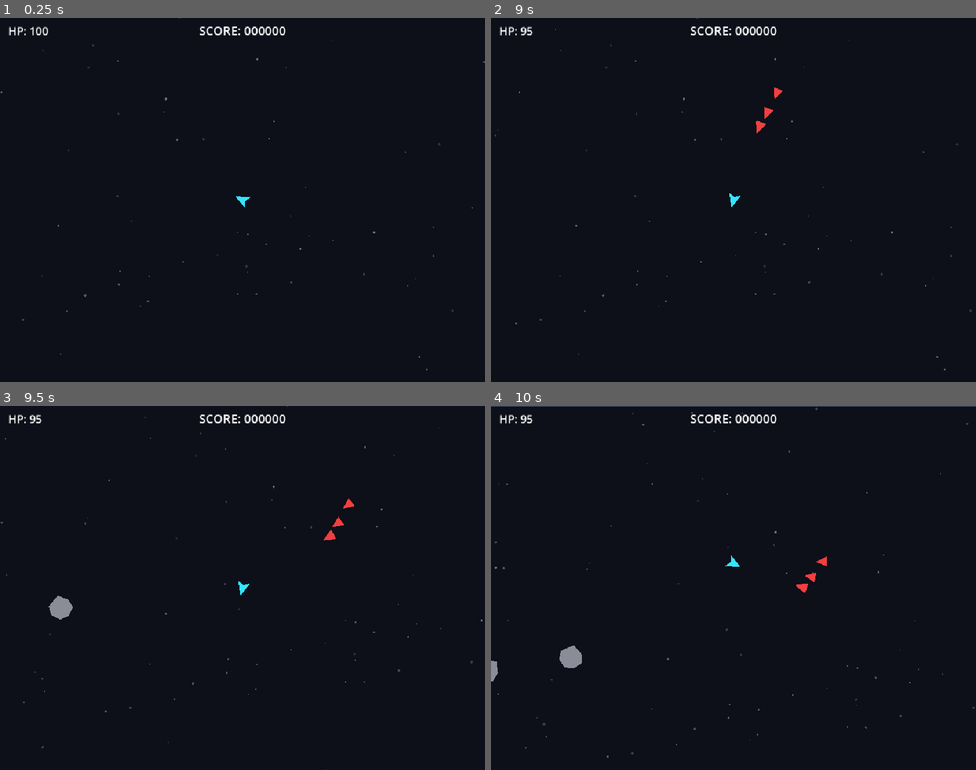
Above: before the commit, frames 1-4 (two rows, left to right).
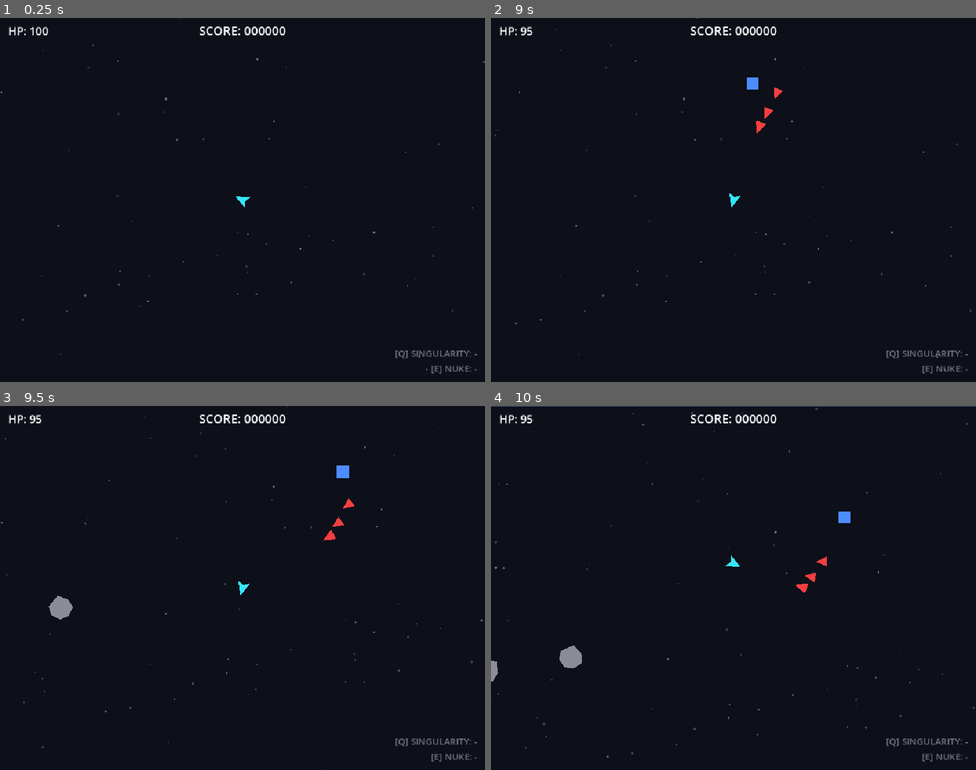
Above: after the commit, the same moments.

Repository: Jati-Jostar/IFEST-2026
Game: Godot game, scene res://scenes/main.tscn
Same seed, same stepped clock (60 frames per second), same inputs: the game is played once before the commit and once after it.
Inputs (mouse positions are in pixels of both pictures, inside the frame that each line leads up to):
- Up to frame 1 (0.25 s): no input
- Up to frame 2 (9 s): tap Enter at 0.5 s; move the mouse to (840, 181) at 0.52 s; hold D (move_right) 0.53-1.28 s; tap E (ability_nuke) at 0.6, 1.55, 2.1, 3.05, 4.35, 5.85, 7.55, 8.1 s; tap Q (ability_singularity) at 0.8, 1.35, 2.3, 2.85, 3.8, 5.1, 6.6, 8.3, 8.85 s; move the mouse to (636, 218) at 1.27 s; hold S (move_down) 1.28-2.03 s; tap R (restart) at 2, 2.75 s; move the mouse to (782, 119) at 2.02 s; hold D (move_right) 2.03-2.78 s; move the mouse to (709, 272) at 2.77 s; hold W (move_up) 2.78-3.53 s; move the mouse to (879, 254) at 3.52 s; press the mouse at (879, 254) at 3.53 s; hold A (move_left) 3.53-5.03 s; move the mouse to (588, 145) at 4.27 s; release the mouse at (588, 145) at 4.28 s; move the mouse to (757, 200) at 5.02 s; hold S (move_down) 5.03-5.78 s; move the mouse to (660, 109) at 5.77 s; hold D (move_right) 5.78-6.53 s; move the mouse to (840, 181) at 6.52 s; hold W (move_up) 6.53-7.28 s; move the mouse to (636, 218) at 7.27 s; hold D (move_right) 7.28-8.03 s; click (636, 218) at 7.35 s; move the mouse to (782, 119) at 8.02 s; hold S (move_down) 8.03-8.78 s; move the mouse to (709, 272) at 8.77 s; hold A (move_left) from 8.78 s (still down)
- Up to frame 3 (9.5 s): keep holding A (move_left); tap E (ability_nuke) at 9.05 s
- Up to frame 4 (10 s): move the mouse to (879, 642) at 9.52 s; release A (move_left) at 9.53 s; hold W (move_up) from 9.53 s (still down); tap E (ability_nuke) at 9.6 s; tap Q (ability_singularity) at 9.8 s

The runs differ from the first frame. In frame 1, 0.2% of the frame differs, in the area x 81-99%, y 91-98%; in frame 2, 0.3%; in frame 3, 0.3%, in the area x 69-99%, y 16-98%; in frame 4, 0.3%.

Commit message:
Phase 6: Singularity, Nuke, ability pickups, HUD ability state.

Diff:
--- /dev/null
+++ b/scenes/abilities/ability_pickup.tscn
@@ -0,0 +1,20 @@
+[gd_scene load_steps=3 format=3]
+
+[ext_resource type="Script" path="res://scripts/ability_pickup.gd" id="1_pickup"]
+
+[sub_resource type="CircleShape2D" id="CircleShape2D_pickup"]
+radius = 16.0
+
+[node name="AbilityPickup" type="Area2D"]
+collision_layer = 16
+collision_mask = 1
+script = ExtResource("1_pickup")
+
+[node name="Visual" type="Node2D" parent="."]
+
+[node name="Placeholder" type="Polygon2D" parent="Visual"]
+color = Color(1, 1, 1, 1)
+polygon = PackedVector2Array(-11, -11, 11, -11, 11, 11, -11, 11)
+
+[node name="CollisionShape2D" type="CollisionShape2D" parent="."]
+shape = SubResource("CircleShape2D_pickup")
--- /dev/null
+++ b/scenes/abilities/nuke.tscn
@@ -0,0 +1,6 @@
+[gd_scene load_steps=2 format=3]
+
+[ext_resource type="Script" path="res://scripts/nuke.gd" id="1_nuke"]
+
+[node name="Nuke" type="Node2D"]
+script = ExtResource("1_nuke")
--- /dev/null
+++ b/scenes/abilities/singularity.tscn
@@ -0,0 +1,12 @@
+[gd_scene load_steps=2 format=3]
+
+[ext_resource type="Script" path="res://scripts/singularity.gd" id="1_singularity"]
+
+[node name="Singularity" type="Node2D"]
+script = ExtResource("1_singularity")
+
+[node name="Visual" type="Node2D" parent="."]
+
+[node name="Placeholder" type="Polygon2D" parent="Visual"]
+color = Color(0.55, 0.2, 0.85, 1)
+polygon = PackedVector2Array(16, 0, 11.3, 11.3, 0, 16, -11.3, 11.3, -16, 0, -11.3, -11.3, 0, -16, 11.3, -11.3)
--- a/scenes/main.tscn
+++ b/scenes/main.tscn
@@ -2,14 +2,14 @@
 
 [ext_resource type="Script" uid="uid://dk48ghe54us8c" path="res://scripts/main.gd" id="1_main"]
 [ext_resource type="PackedScene" path="res://scenes/player.tscn" id="2_player"]
-[ext_resource type="Script" path="res://scripts/star_field.gd" id="3_stars"]
-[ext_resource type="Script" path="res://scripts/chain_manager.gd" id="4_chain"]
+[ext_resource type="Script" uid="uid://c1oov2so3i3wn" path="res://scripts/star_field.gd" id="3_stars"]
+[ext_resource type="Script" uid="uid://hk65yxbgd0ju" path="res://scripts/chain_manager.gd" id="4_chain"]
 [ext_resource type="PackedScene" path="res://scenes/ui.tscn" id="5_ui"]
 
 [node name="Main" type="Node2D" unique_id=1823519118]
 script = ExtResource("1_main")
 
-[node name="StarField" type="Node2D" parent="."]
+[node name="StarField" type="Node2D" parent="." unique_id=1720246038]
 script = ExtResource("3_stars")
 
 [node name="ArenaBorder" type="Line2D" parent="." unique_id=944772536]
@@ -19,7 +19,7 @@
 [node name="Player" parent="." unique_id=1152932015 instance=ExtResource("2_player")]
 position = Vector2(649, 377)
 
-[node name="ChainManager" type="Node" parent="."]
+[node name="ChainManager" type="Node" parent="." unique_id=98157889]
 script = ExtResource("4_chain")
 
-[node name="UI" parent="." instance=ExtResource("5_ui")]
+[node name="UI" parent="." unique_id=1683246040 instance=ExtResource("5_ui")]
--- a/scenes/ui.tscn
+++ b/scenes/ui.tscn
@@ -35,3 +35,29 @@
 theme_override_font_sizes/font_size = 20
 text = "CHAIN x1"
 horizontal_alignment = 1
+
+[node name="SingularityLabel" type="Label" parent="."]
+anchor_left = 1.0
+anchor_top = 1.0
+anchor_right = 1.0
+anchor_bottom = 1.0
+offset_left = -280.0
+offset_top = -70.0
+offset_right = -16.0
+offset_bottom = -44.0
+theme_override_font_sizes/font_size = 18
+text = "[Q] SINGULARITY: -"
+horizontal_alignment = 2
+
+[node name="NukeLabel" type="Label" parent="."]
+anchor_left = 1.0
+anchor_top = 1.0
+anchor_right = 1.0
+anchor_bottom = 1.0
+offset_left = -280.0
+offset_top = -40.0
+offset_right = -16.0
+offset_bottom = -14.0
+theme_override_font_sizes/font_size = 18
+text = "[E] NUKE: -"
+horizontal_alignment = 2
--- /dev/null
+++ b/scripts/ability_pickup.gd
@@ -0,0 +1,34 @@
+extends Area2D
+
+# Pickup ability: biru = Singularity, kuning = Nuke.
+# Player menyentuh untuk mengambil. Kalau slot player untuk ability itu
+# masih terisi, pickup dibiarkan (tidak hilang).
+# Warna diterapkan lewat modulate pada $Visual (bukan placeholder-nya
+# langsung), jadi tetap bekerja setelah art di-swap.
+
+const COLOR_SINGULARITY := Color(0.3, 0.55, 1.0)
+const COLOR_NUKE := Color(1.0, 0.85, 0.2)
+
+@export_enum("singularity", "nuke") var ability_type: String = "singularity"
+
+@onready var visual: Node2D = $Visual
+
+
+func _ready() -> void:
+	add_to_group("pickups")
+	visual.modulate = COLOR_SINGULARITY if ability_type == "singularity" else COLOR_NUKE
+	body_entered.connect(_on_body_entered)
+
+	# Denyut pelan supaya menarik perhatian.
+	var tw := create_tween()
+	tw.set_loops()
+	tw.tween_property(visual, "scale", Vector2.ONE * 1.2, 0.5).set_trans(Tween.TRANS_SINE)
+	tw.tween_property(visual, "scale", Vector2.ONE, 0.5).set_trans(Tween.TRANS_SINE)
+
+
+func _on_body_entered(body: Node2D) -> void:
+	if not body.is_in_group("player"):
+		return
+	if body.collect_ability(ability_type):
+		AudioManager.play("pickup_collect", global_position)
+		queue_free()
--- a/scripts/asteroid.gd
+++ b/scripts/asteroid.gd
@@ -61,7 +61,10 @@
 
 func die(killed_by: String = "bullet") -> void:
 	AudioManager.play("asteroid_break", global_position)
-	_spawn_fragments()
+	# Ditunda: dilarang menambah Area2D (fragment) di tengah physics
+	# callback ("flushing queries"). Deferred jalan setelah physics step,
+	# masih sebelum node ini benar-benar dihapus oleh queue_free.
+	call_deferred("_spawn_fragments")
 	asteroid_destroyed.emit(global_position, killed_by)
 	queue_free()
 
--- a/scripts/game_balance.gd
+++ b/scripts/game_balance.gd
@@ -63,6 +63,26 @@
 var fragment_damage: int = 6             # damage ke musuh ATAU player (tanpa multiplier)
 var fragment_lifetime: float = 1.1       # umur pecahan (detik)
 
+# ============ ABILITY PICKUP ============
+var ability_drop_interval_min: float = 10.0  # jeda spawn pickup (acak di antara min-max)
+var ability_drop_interval_max: float = 20.0
+var max_pickups_on_field: int = 3
+
+# ============ SINGULARITY (pengumpul — TIDAK membunuh) ============
+var singularity_radius: float = 240.0     # jangkauan tarikan
+var singularity_pull_min: float = 60.0    # kecepatan tarik di tepi radius (pixel/detik)
+var singularity_pull_max: float = 480.0   # kecepatan tarik di dekat pusat
+var singularity_duration: float = 2.5     # lama aktif (detik)
+
+# ============ NUKE (detonator — pemicu chain) ============
+var nuke_radius: float = 280.0
+var nuke_damage: int = 60                 # cukup untuk membunuh Heavy sekaligus
+var nuke_duration: float = 0.3            # waktu ring mengembang 0 -> radius penuh
+var shake_nuke_intensity: float = 18.0
+var shake_nuke_duration: float = 0.5
+var hitstop_nuke: float = 0.12            # freeze di momen detonasi
+var nuke_zoom_punch: float = 0.97         # kamera zoom-out sesaat lalu kembali
+
 # ============ CHAIN REACTION ============
 var chain_time_window: float = 2.0       # detik tanpa reaksi = chain berakhir
 var chain_stagger: float = 0.05          # jeda antar generasi ledakan (anti-freeze + terlihat kaskade)
--- a/scripts/juice.gd
+++ b/scripts/juice.gd
@@ -94,6 +94,17 @@
 	tw.tween_property(node, "scale", Vector2.ONE, duration).set_trans(Tween.TRANS_BACK)
 
 
+# ---------------- CAMERA ZOOM PUNCH ----------------
+
+func punch_zoom(amount: float, duration: float) -> void:
+	var cam := get_viewport().get_camera_2d()
+	if cam == null:
+		return
+	cam.zoom = Vector2.ONE * amount
+	var tw := cam.create_tween()
+	tw.tween_property(cam, "zoom", Vector2.ONE, duration)
+
+
 # ---------------- FULL-SCREEN FLASH ----------------
 
 func screen_flash(color: Color, strength: float, duration: float) -> void:
--- a/scripts/main.gd
+++ b/scripts/main.gd
@@ -6,10 +6,13 @@
 const SWARM_SCENE := preload("res://scenes/enemies/swarm_enemy.tscn")
 const HEAVY_SCENE := preload("res://scenes/enemies/heavy_enemy.tscn")
 const ASTEROID_SCENE := preload("res://scenes/asteroid.tscn")
+const PICKUP_SCENE := preload("res://scenes/abilities/ability_pickup.tscn")
 
 var _spawn_timer: float = 0.0
 var _spawn_count: int = 0
 var _asteroid_timer: float = 0.0
+var _pickup_timer: float = 6.0   # drop pertama cepat supaya player segera kenal ability
+var _next_pickup_is_singularity: bool = true
 
 @onready var arena_border: Line2D = $ArenaBorder
 @onready var player: CharacterBody2D = $Player
@@ -23,8 +26,10 @@
 	chain_manager.chain_changed.connect(ui.set_chain)
 	chain_manager.chain_ended.connect(ui.on_chain_ended)
 	player.hp_changed.connect(ui.set_hp)
+	player.abilities_changed.connect(ui.set_abilities)
 	ui.set_hp(GameBalance.player_max_hp)
 	ui.set_score(0)
+	ui.set_abilities(false, false)
 
 	var w := GameBalance.arena_width
 	var h := GameBalance.arena_height
@@ -54,6 +59,11 @@
 	if _asteroid_timer <= 0.0:
 		_asteroid_timer = GameBalance.asteroid_spawn_interval
 		_try_spawn_asteroid()
+	_pickup_timer -= delta
+	if _pickup_timer <= 0.0:
+		_pickup_timer = randf_range(
+			GameBalance.ability_drop_interval_min, GameBalance.ability_drop_interval_max)
+		_try_spawn_pickup()
 
 
 func _unhandled_input(event: InputEvent) -> void:
@@ -106,6 +116,20 @@
 	asteroid.reset_physics_interpolation()
 
 
+func _try_spawn_pickup() -> void:
+	if get_tree().get_nodes_in_group("pickups").size() >= GameBalance.max_pickups_on_field:
+		return
+	var pickup := PICKUP_SCENE.instantiate()
+	# Selang-seling supaya player selalu bisa melengkapi combo gather+detonate.
+	pickup.ability_type = "singularity" if _next_pickup_is_singularity else "nuke"
+	_next_pickup_is_singularity = not _next_pickup_is_singularity
+	pickup.position = Vector2(
+		randf_range(120.0, GameBalance.arena_width - 120.0),
+		randf_range(120.0, GameBalance.arena_height - 120.0))
+	add_child(pickup)
+	pickup.reset_physics_interpolation()
+
+
 func _random_edge_position() -> Vector2:
 	var w := GameBalance.arena_width
 	var h := GameBalance.arena_height
--- /dev/null
+++ b/scripts/nuke.gd
@@ -0,0 +1,69 @@
+extends Node2D
+
+# NUKE — pemicu chain reaction. Ledakan lingkaran besar yang mengembang
+# dari 0 ke radius penuh. Damage diterapkan saat gelombang ring MELEWATI
+# objek, jadi kaskade terbaca menjalar keluar. Player ikut kena
+# (dikali self-damage multiplier), sekali saja.
+
+var _t: float = 0.0
+var _prev_radius: float = 0.0
+var _player_hit: bool = false
+
+
+func _ready() -> void:
+	AudioManager.play("nuke_activate", global_position)
+	Juice.hitstop(GameBalance.hitstop_nuke)
+	Juice.shake(GameBalance.shake_nuke_intensity, GameBalance.shake_nuke_duration)
+	Juice.screen_flash(Color(1, 1, 1, 1), 0.35, 0.2)
+	Juice.punch_zoom(GameBalance.nuke_zoom_punch, 0.3)
+
+
+func _physics_process(delta: float) -> void:
+	_t += delta
+	var duration := GameBalance.nuke_duration
+	var p := clampf(_t / duration, 0.0, 1.0)
+	var radius := GameBalance.nuke_radius * p
+
+	_damage_band(_prev_radius, radius)
+	_prev_radius = radius
+	queue_redraw()
+
+	# Sisakan sedikit waktu untuk ring memudar setelah mengembang penuh.
+	if _t >= duration + 0.2:
+		queue_free()
+
+
+# Damage semua objek yang jaraknya baru saja dilewati gelombang ring.
+func _damage_band(from_r: float, to_r: float) -> void:
+	if to_r <= from_r:
+		return
+	for enemy in get_tree().get_nodes_in_group("enemies"):
+		if is_instance_valid(enemy):
+			var d := global_position.distance_to(enemy.global_position)
+			if d > from_r and d <= to_r:
+				enemy.take_damage(GameBalance.nuke_damage, "nuke")
+	for asteroid in get_tree().get_nodes_in_group("asteroids"):
+		if is_instance_valid(asteroid):
+			var d := global_position.distance_to(asteroid.global_position)
+			if d > from_r and d <= to_r:
+				asteroid.take_damage(GameBalance.nuke_damage, "nuke")
+	if not _player_hit:
+		var player: Node2D = get_tree().get_first_node_in_group("player")
+		if player != null and is_instance_valid(player) and player.has_method("take_damage"):
+			if global_position.distance_to(player.global_position) <= to_r:
+				_player_hit = true
+				player.take_damage(int(ceil(
+					GameBalance.nuke_damage * GameBalance.player_self_damage_multiplier)))
+
+
+func _draw() -> void:
+	var duration := GameBalance.nuke_duration
+	var p := clampf(_t / duration, 0.0, 1.0)
+	var radius := maxf(GameBalance.nuke_radius * p, 2.0)
+	# Setelah penuh, ring memudar.
+	var fade := 1.0 if _t <= duration else clampf(1.0 - (_t - duration) / 0.2, 0.0, 1.0)
+	var width := lerpf(14.0, 3.0, p)   # garis menipis saat membesar
+	draw_arc(Vector2.ZERO, radius, 0.0, TAU, 64, Color(1.0, 0.75, 0.2, fade), width)
+	# Kilatan inti di awal ledakan.
+	if p < 0.35:
+		draw_circle(Vector2.ZERO, radius * 0.5, Color(1.0, 0.9, 0.5, (0.35 - p) * 1.6))
--- a/scripts/player.gd
+++ b/scripts/player.gd
@@ -9,6 +9,8 @@
 @export var fire_rate_override: float = 0.0
 
 const PROJECTILE_SCENE := preload("res://scenes/projectile.tscn")
+const SINGULARITY_SCENE := preload("res://scenes/abilities/singularity.tscn")
+const NUKE_SCENE := preload("res://scenes/abilities/nuke.tscn")
 
 # Jarak minimal pusat player dari tepi arena (kira-kira radius collision).
 const ARENA_MARGIN := 16.0
@@ -17,8 +19,11 @@
 
 signal player_died
 signal hp_changed(hp: int)
+signal abilities_changed(has_singularity: bool, has_nuke: bool)
 
 var hp: int = 100
+var has_singularity: bool = false
+var has_nuke: bool = false
 var _fire_cooldown: float = 0.0
 var _invuln_left: float = 0.0
 var _is_dead: bool = false
@@ -49,6 +54,44 @@
 	_handle_movement()
 	_handle_aim()
 	_handle_shooting(delta)
+	_handle_abilities()
+
+
+# Dipanggil pickup saat disentuh. Mengembalikan false jika slot penuh
+# (pickup dibiarkan di lapangan).
+func collect_ability(ability_type: String) -> bool:
+	if ability_type == "singularity":
+		if has_singularity:
+			return false
+		has_singularity = true
+	else:
+		if has_nuke:
+			return false
+		has_nuke = true
+	abilities_changed.emit(has_singularity, has_nuke)
+	return true
+
+
+func _handle_abilities() -> void:
+	if Input.is_action_just_pressed("ability_singularity") and has_singularity:
+		has_singularity = false
+		abilities_changed.emit(has_singularity, has_nuke)
+		_spawn_ability(SINGULARITY_SCENE)
+	if Input.is_action_just_pressed("ability_nuke") and has_nuke:
+		has_nuke = false
+		abilities_changed.emit(has_singularity, has_nuke)
+		_spawn_ability(NUKE_SCENE)
+
+
+# Ability muncul di posisi kursor mouse (di-clamp ke dalam arena).
+func _spawn_ability(scene: PackedScene) -> void:
+	var pos := get_global_mouse_position().clamp(
+		Vector2(40, 40),
+		Vector2(GameBalance.arena_width - 40, GameBalance.arena_height - 40))
+	var ability := scene.instantiate()
+	ability.position = pos
+	get_tree().current_scene.add_child(ability)
+	ability.reset_physics_interpolation()
 
 
 func take_damage(amount: int) -> void:
--- /dev/null
+++ b/scripts/singularity.gd
@@ -0,0 +1,73 @@
+extends Node2D
+
+# SINGULARITY — alat PENGUMPUL. Menarik swarm, heavy, asteroid, dan
+# fragment ke pusatnya. TIDAK men-damage apa pun, TIDAK menarik player.
+# Saat habis: objek berhenti ditarik, tetap di posisinya, tanpa ledakan.
+# Tarikan makin kuat makin dekat ke pusat (tanpa fisika rumit).
+
+const PULL_GROUPS: Array[String] = ["enemies", "asteroids", "fragments"]
+const LINE_COUNT := 10   # garis radial samar yang "mengalir" ke pusat
+
+var _time_left: float = 2.5
+var _line_angle: float = 0.0
+var _shake_timer: float = 0.0
+
+@onready var visual: Node2D = $Visual
+
+
+func _ready() -> void:
+	_time_left = GameBalance.singularity_duration
+	AudioManager.play("singularity_activate", global_position)
+
+
+func _physics_process(delta: float) -> void:
+	_time_left -= delta
+	if _time_left <= 0.0:
+		queue_free()
+		return
+
+	# Visual: pulsing + rotasi pelan (diterapkan ke $Visual, siap art-swap).
+	visual.rotation += 1.2 * delta
+	var pulse := 1.0 + 0.12 * sin(Time.get_ticks_msec() / 1000.0 * 9.0)
+	visual.scale = Vector2.ONE * pulse
+	_line_angle += 0.5 * delta
+	queue_redraw()
+
+	# Getaran halus terus-menerus selama aktif — menjual rasa "gravitasi".
+	_shake_timer -= delta
+	if _shake_timer <= 0.0:
+		_shake_timer = 0.15
+		Juice.shake(1.0, 0.15)
+
+	_pull_objects(delta)
+
+
+func _pull_objects(delta: float) -> void:
+	var radius: float = GameBalance.singularity_radius
+	for group in PULL_GROUPS:
+		for obj in get_tree().get_nodes_in_group(group):
+			var node := obj as Node2D
+			if node == null or not is_instance_valid(node):
+				continue
+			var to_center := global_position - node.global_position
+			var dist := to_center.length()
+			if dist > radius or dist < 6.0:
+				continue
+			# Makin dekat pusat, makin kencang tarikannya.
+			var pull_speed: float = lerpf(
+				GameBalance.singularity_pull_max,
+				GameBalance.singularity_pull_min,
+				dist / radius)
+			node.global_position += to_center.normalized() * pull_speed * delta
+
+
+# Efek area (lingkaran radius + garis konvergen) digambar di root sebagai
+# FX murni — inti visual yang akan diganti artist tetap ada di $Visual.
+func _draw() -> void:
+	var radius := GameBalance.singularity_radius
+	var fade := clampf(_time_left / 0.4, 0.0, 1.0)  # memudar menjelang habis
+	draw_arc(Vector2.ZERO, radius, 0.0, TAU, 64, Color(0.7, 0.3, 1.0, 0.25 * fade), 2.0)
+	for i in LINE_COUNT:
+		var a := _line_angle + TAU * float(i) / float(LINE_COUNT)
+		var dir := Vector2.RIGHT.rotated(a)
+		draw_line(dir * radius, dir * 26.0, Color(0.7, 0.3, 1.0, 0.12 * fade), 2.0)
--- a/scripts/ui.gd
+++ b/scripts/ui.gd
@@ -6,6 +6,12 @@
 @onready var hp_label: Label = $HPLabel
 @onready var score_label: Label = $ScoreLabel
 @onready var chain_label: Label = $ChainLabel
+@onready var singularity_label: Label = $SingularityLabel
+@onready var nuke_label: Label = $NukeLabel
+
+const COLOR_READY_SINGULARITY := Color(0.45, 0.65, 1.0)
+const COLOR_READY_NUKE := Color(1.0, 0.85, 0.3)
+const COLOR_EMPTY := Color(0.45, 0.45, 0.5)
 
 var _chain_fade_tween: Tween
 
@@ -16,6 +22,20 @@
 
 func set_score(score: int) -> void:
 	score_label.text = "SCORE: %06d" % score
+
+
+func set_abilities(has_singularity: bool, has_nuke: bool) -> void:
+	singularity_label.text = "[Q] SINGULARITY: %s" % ("READY" if has_singularity else "-")
+	singularity_label.add_theme_color_override(
+		"font_color", COLOR_READY_SINGULARITY if has_singularity else COLOR_EMPTY)
+	nuke_label.text = "[E] NUKE: %s" % ("READY" if has_nuke else "-")
+	nuke_label.add_theme_color_override(
+		"font_color", COLOR_READY_NUKE if has_nuke else COLOR_EMPTY)
+	# Punch kecil supaya perubahan status kelihatan.
+	singularity_label.pivot_offset = singularity_label.size / 2.0
+	nuke_label.pivot_offset = nuke_label.size / 2.0
+	Juice.punch_scale(singularity_label, 1.12, 0.15)
+	Juice.punch_scale(nuke_label, 1.12, 0.15)
 
 
 func set_chain(count: int) -> void:
Not shown, added: scripts/ability_pickup.gd.uid
Not shown, added: scripts/nuke.gd.uid
Not shown, added: scripts/singularity.gd.uid
